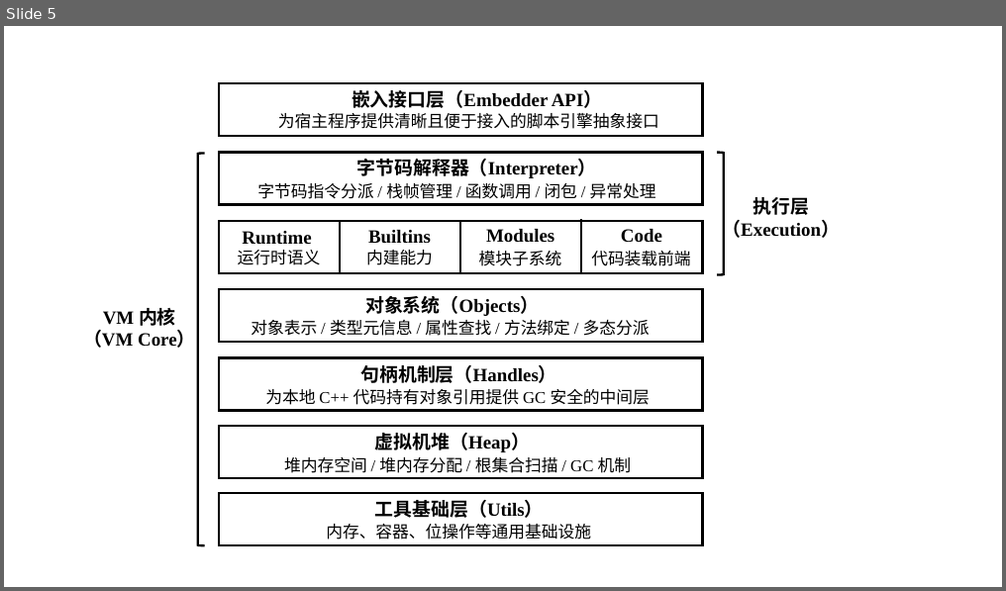
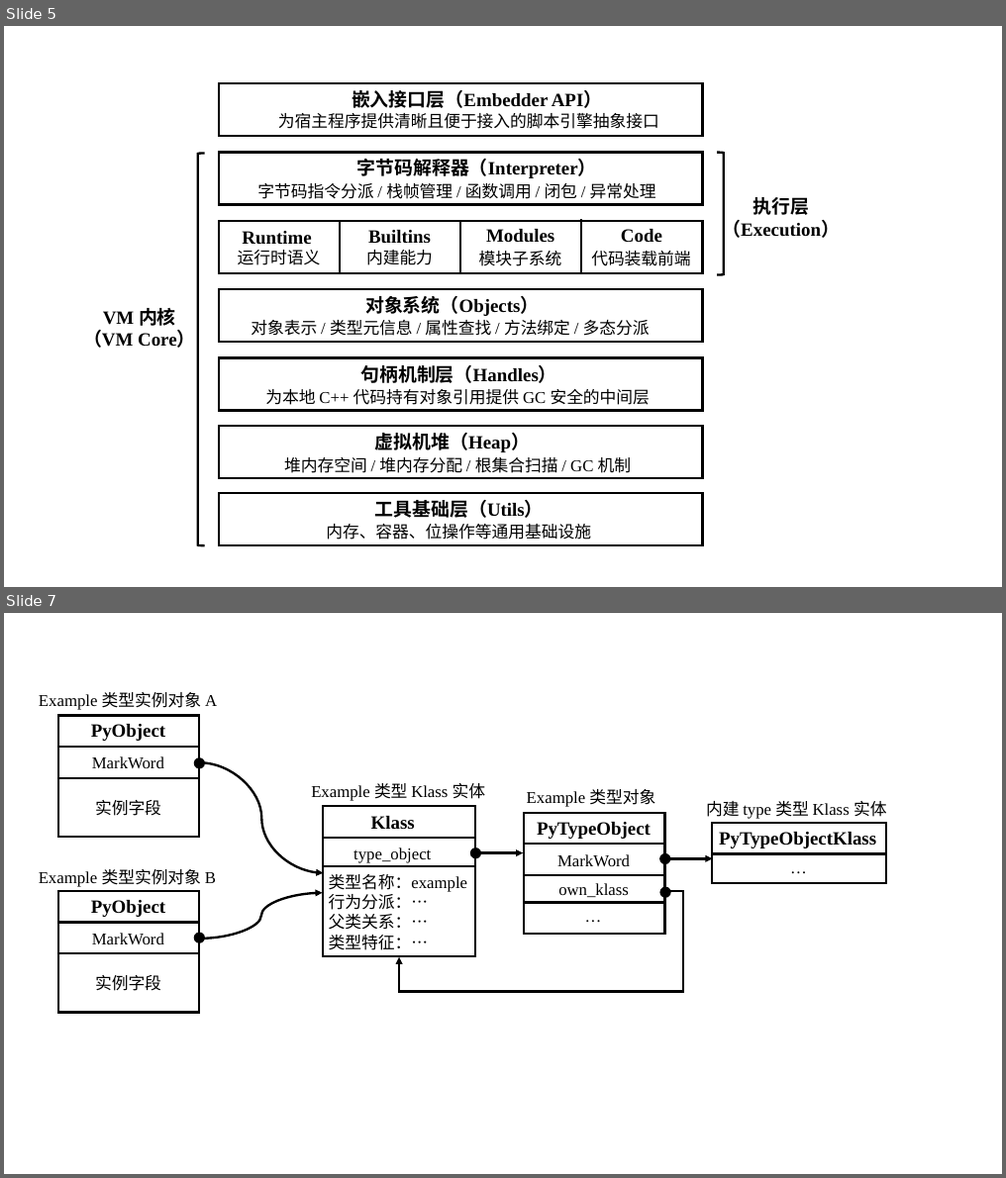
Before and after one commit to WU-SUNFLOWER/S.A.A.U.S.O, a slide deck: docs/thesis/pictures.pptx. Shown one above the other, each under a label of ours: slide 5 before the commit, slides 5 and 7 after it; the slides between them are not shown. The pictures are 1006x591 and 1006x1178 pixels, drawn with LibreOffice and Linux fonts; fonts in the diff are those of the drawing. Boxes give left, top, right and bottom in pixels: in the first picture for what was removed or moved away, otherwise in the second. Text is boxed around its words. In the diff, an @@ line names an element or a change of style, - is before the commit and + after.

```diff
--- a/docs/thesis/pictures.pptx
+++ b/docs/thesis/pictures.pptx
@@ slide 7 added at (4, 613, 1002, 1174), background #CAEACE @@
@@ group added at (39, 692, 217, 837): 3 texts, 2 lines, 1 rectangle @@
+PyObject
+实例字段
+Example 类型实例对象 A
@@ text added at (92, 757, 164, 768), 16 pt, text #000000 @@
+MarkWord
@@ ellipse added at (194, 758, 205, 768), fill #000000 @@
@@ curved arrow added from (200, 762) to (323, 873), #000000 2.25 pt @@
@@ text added at (311, 783, 486, 801), 16 pt, text #000000 @@
+Example 类型 Klass 实体
@@ text added at (527, 789, 655, 807), 16 pt, text #000000 @@
+Example 类型对象
@@ text added at (706, 801, 887, 819), 16 pt, text #000000 @@
+内建 type 类型 Klass 实体
@@ ellipse added at (470, 848, 481, 860), fill #000000 @@
@@ group added at (712, 823, 886, 883): 2 texts, 1 rectangle, 1 line @@
+…
+PyTypeObjectKlass
@@ group added at (39, 869, 216, 1013): 4 texts, 2 lines, 1 rectangle @@
+PyObject
+实例字段
+MarkWord
+Example 类型实例对象 B
@@ group added at (323, 806, 475, 957): 3 texts, 2 lines, 1 rectangle @@
+type_object
+Klass
+类型名称：example
+行为分派：…
+父类关系：…
+类型特征：…
@@ arrow added from (475, 854) to (523, 854), #000000 2.25 pt @@
@@ ellipse added at (659, 854, 671, 864), fill #000000 @@
@@ arrow added from (665, 860) to (712, 860), #000000 2.25 pt @@
@@ curved arrow added from (200, 939) to (322, 893), #000000 2.25 pt @@
@@ elbow line added from (665, 891) to (540, 992), #000000 2.25 pt @@
@@ group added at (523, 813, 665, 934): 4 texts, 3 lines, 1 rectangle @@
+PyTypeObject
+own_klass
+MarkWord
+…
@@ ellipse added at (659, 887, 671, 898), fill #000000 @@
@@ ellipse added at (194, 933, 205, 944), fill #000000 @@
@@ elbow arrow added from (546, 992) to (399, 958), #000000 2.25 pt @@
```
Also in this commit, not shown: 1 slide changed, 1 other slide added, 3 other files.
